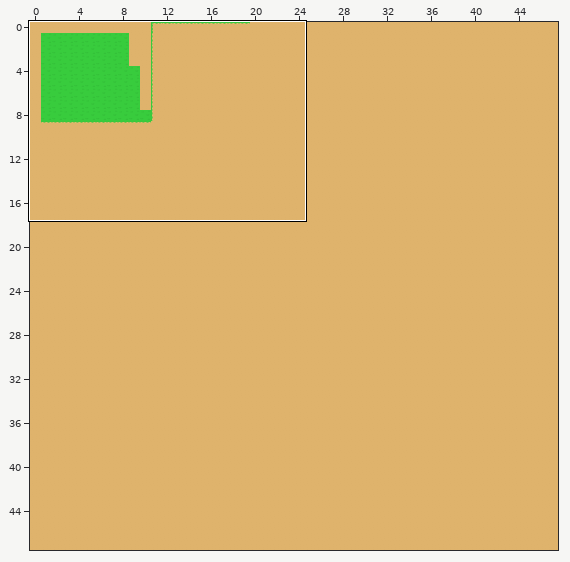
One commit to this Tiled map: ProjectCrusade/Content/Levels/world.tmx. Above: a wide view before the commit, with the close-up outlined.
Close-up. Before the commit:
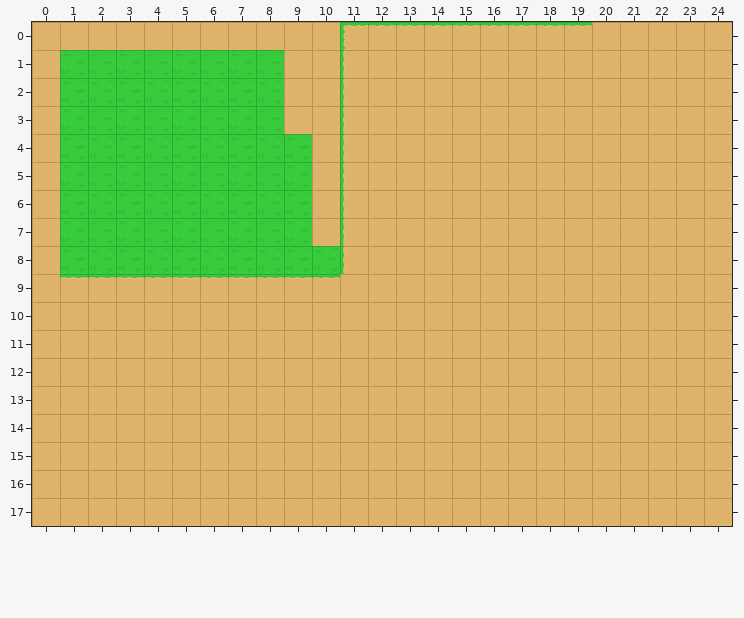
Cells are 32x32 px. Shown: x 0..24, y 0..17. The commit also changed other parts of the map, which this record leaves out.
The result:
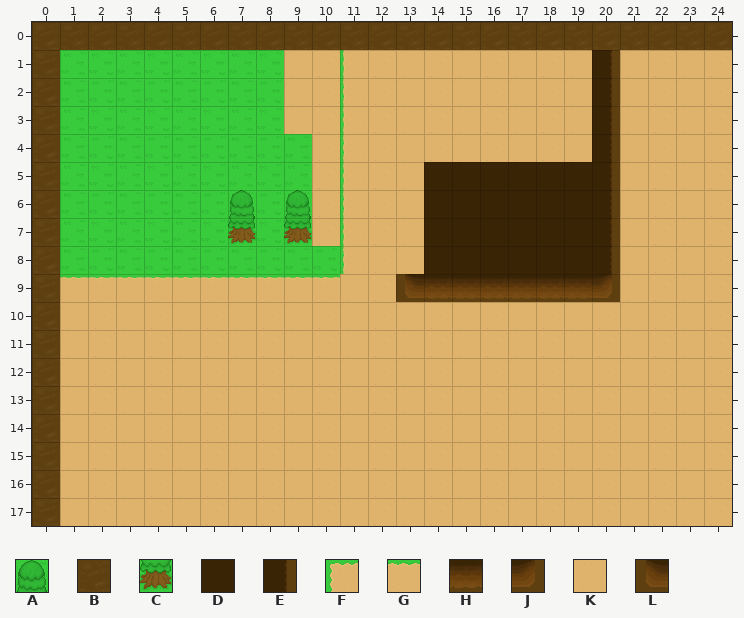
Key: from "tiles": A 1, B 16, C 17, D 32, E 33, F 34, G 35, H 48, J 49, K 51, L 65.
_ is an empty cell.
Edits made:
Layer "Floor":
Tile F gives way to one hidden under a higher layer in row 0 at x 11.
Tile G gives way to one hidden under a higher layer in row 0 at x 12 to 19.
Tile K gives way to one hidden under a higher layer in row 0 at x 0 to 10 and 20 to 24; in rows 1 to 17 at x 0.
Layer "Wall":
The author put tile A in row 6 at x 7 and 9.
The author put tile B in row 0 at x 0 to 24; in rows 1 to 17 at x 0.
The author put tile C in row 7 at x 7 and 9.
The author put tile D in rows 5 to 8 at x 14 to 19.
The author put tile E in rows 1 to 8 at x 20.
The author put tile H in row 9 at x 14 to 19.
The author put tile J in row 9 at x 20.
The author put tile L in row 9 at x 13.
